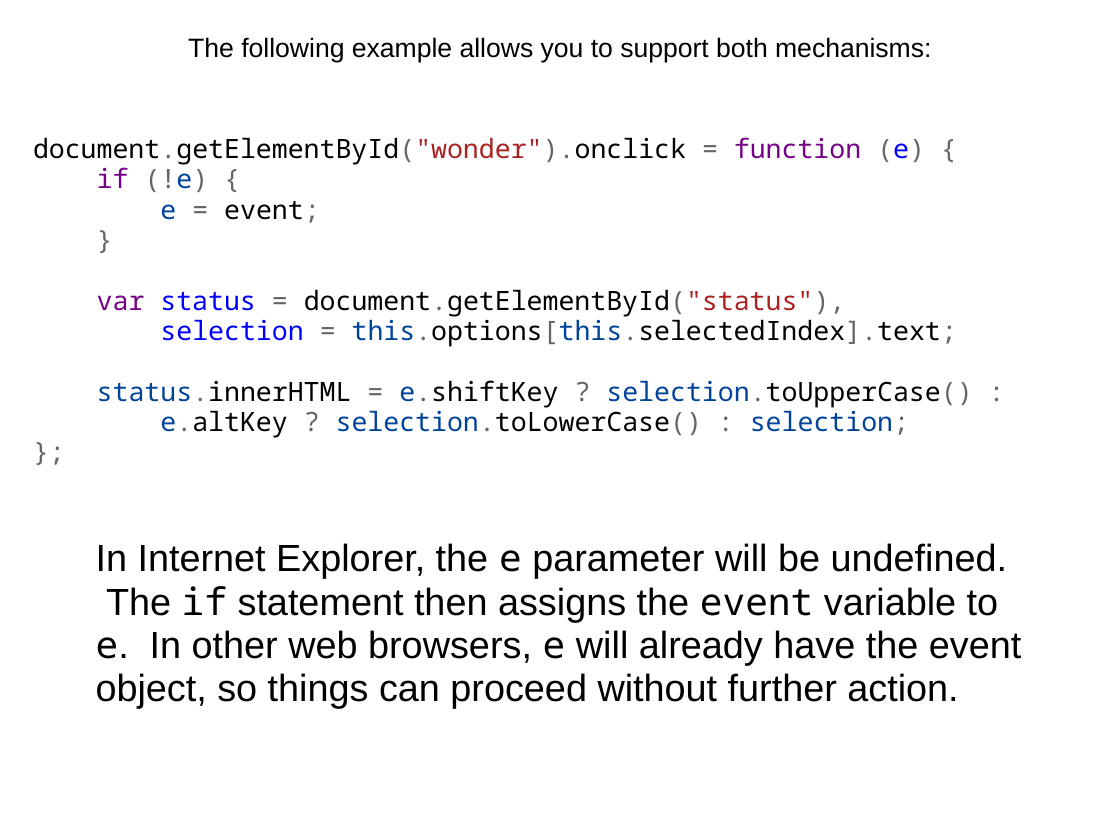
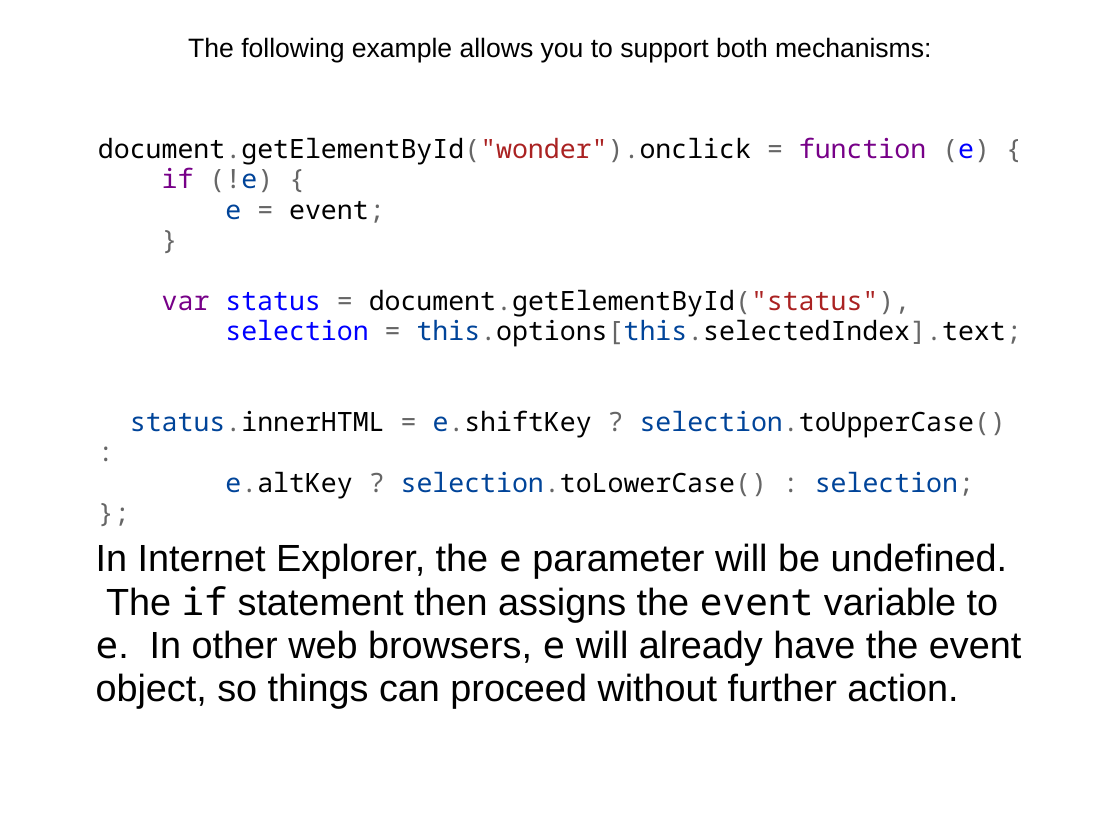
Before and after one commit to dondi/javascript-book, a slide deck: slide 34 of presentations/Chapter_6_Presentation.ppt. Drawn at 1120x840 pixels with LibreOffice and Linux fonts; fonts in the diff are those of the drawing; background and template pictures are left out. Boxes give left, top, right and bottom in pixels: in the first picture for what was removed or moved away, otherwise in the second. Text is boxed around its words. In the diff, an @@ line names an element or a change of style, - is before the commit and + after.

```diff
--- a/presentations/Chapter_6_Presentation.ppt
+++ b/presentations/Chapter_6_Presentation.ppt
@@ text "document.getElementById("wonder").onclick = function (e) { ..." rewrapped from [33, 137, 972, 438] to [98, 137, 1022, 499] @@
```
Also in this commit, not shown: 16 other slides changed.
